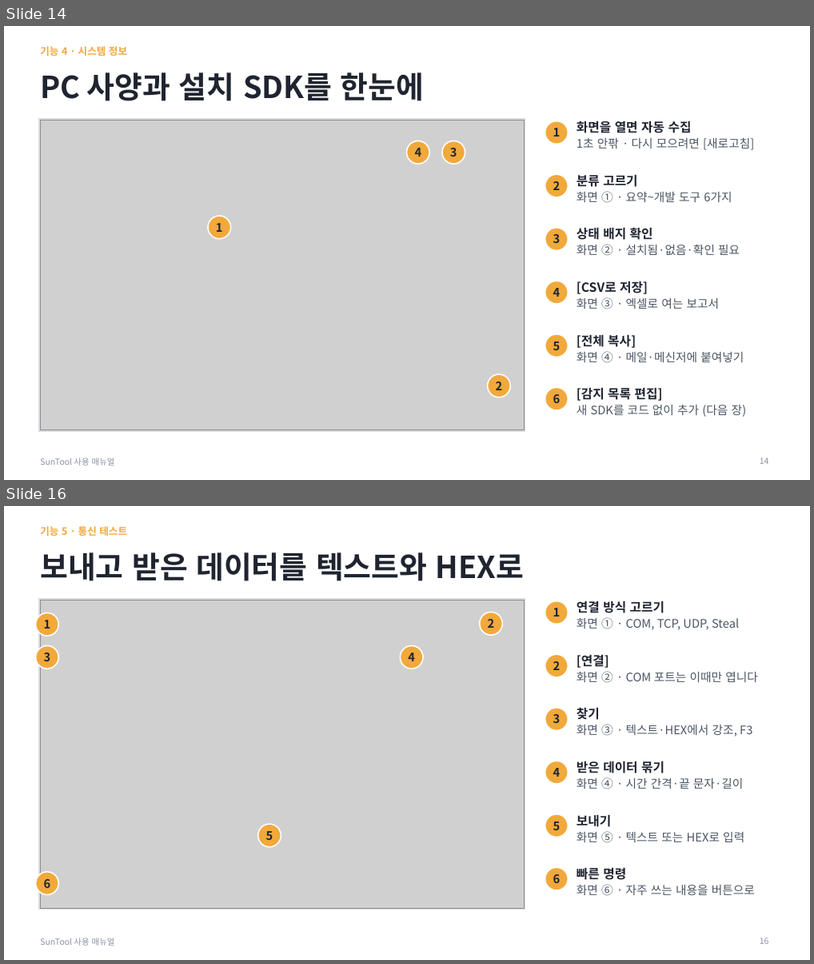
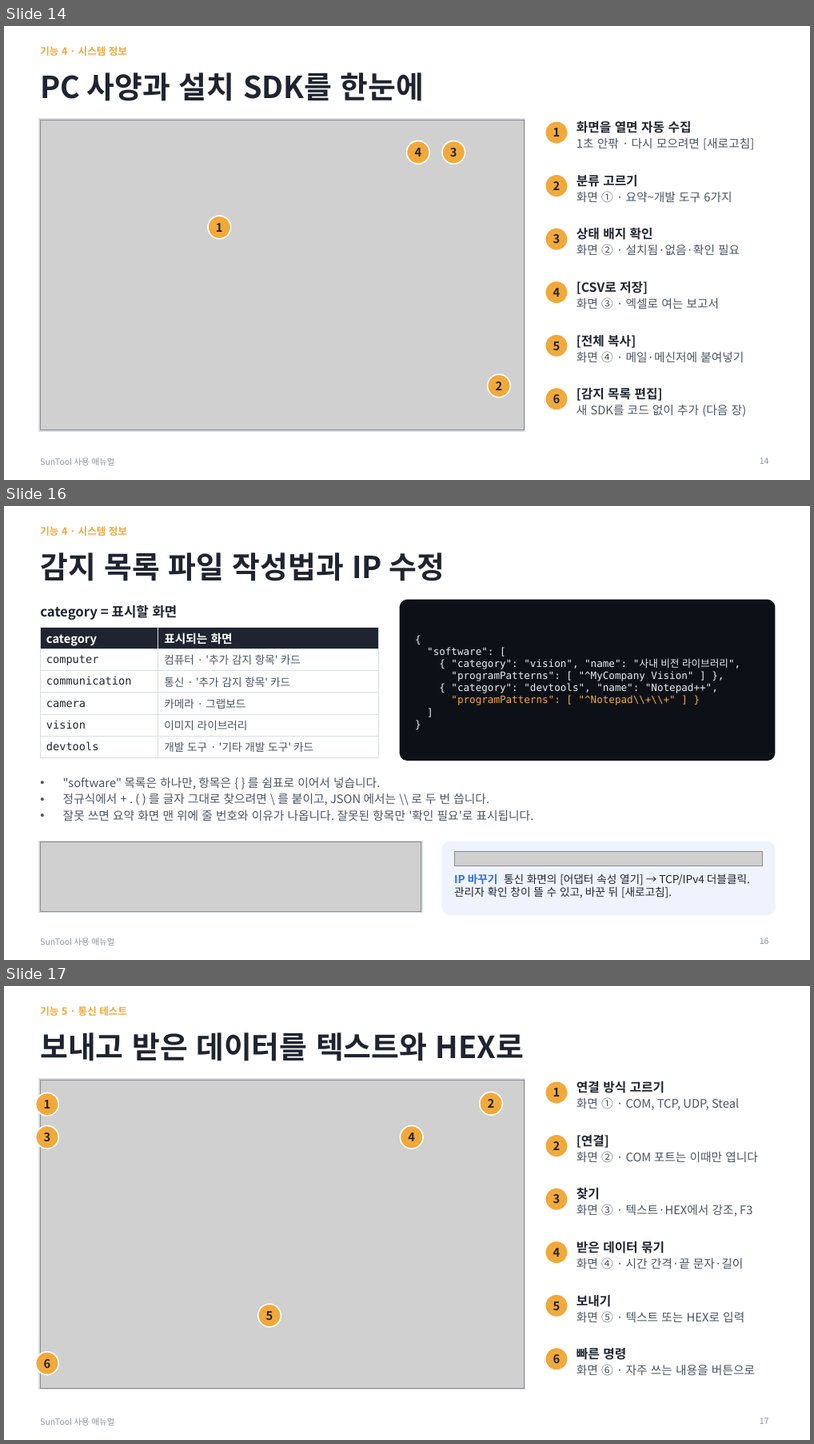
Before and after one commit to MiniSG/SunTool, a slide deck: docs/SunTool_사용매뉴얼.pptx. Shown one above the other, each under a label of ours: slides 14 and 16 before the commit, slides 14, 16 and 17 after it; the slides between them are not shown. The pictures are 814x964 and 814x1444 pixels, drawn with LibreOffice and Linux fonts; fonts in the diff are those of the drawing; grey boxes stand for pictures. Boxes give left, top, right and bottom in pixels: in the first picture for what was removed or moved away, otherwise in the second. Text is boxed around its words. In the diff, an @@ line names an element or a change of style, - is before the commit and + after.

```diff
--- a/docs/SunTool_사용매뉴얼.pptx
+++ b/docs/SunTool_사용매뉴얼.pptx
@@ slide 16 added at <box>4,506,810,960</box>, background #FFFFFF; not listed: 1 template element that a slide beside it also shows @@
@@ text added at <box>40,526,127,536</box>, 12 pt, text #F2A93B, bold @@
+기능 4 · 시스템 정보
@@ title added at <box>40,552,446,581</box>, 36 pt, text #1F2430, bold @@
+감지 목록 파일 작성법과 IP 수정
@@ rounded rectangle added at <box>400,600,775,760</box>, fill #0D1117, outline #0D1117 1 pt @@
@@ text added at <box>40,605,178,620</box>, 16 pt, text #1F2430, bold @@
+category = 표시할 화면
@@ table added at <box>40,627,379,755</box>, 6 rows, 2 columns @@
+category | 표시되는 화면
+computer | 컴퓨터 · '추가 감지 항목' 카드
+communication | 통신 · '추가 감지 항목' 카드
+camera | 카메라 · 그랩보드
+vision | 이미지 라이브러리
+devtools | 개발 도구 · '기타 개발 도구' 카드
@@ text added at <box>427,647,741,705</box>, 12 pt, text #E6EDF3 @@
+{
+"software": [
+{ "category": "vision", "name": "사내 비전 라이브러리",
+"programPatterns": [ "^MyCompany Vision" ] },
+{ "category": "devtools", "name": "Notepad++",
+"programPatterns": [ "^Notepad\\+\\+" ] }
+]
+}
@@ text added at <box>63,777,534,820</box>, 14 pt, text #4B5563 @@
+• "software" 목록은 하나만, 항목은 { } 를 쉼표로 이어서 넣습니다.
+• 정규식에서 + . ( ) 를 글자 그대로 찾으려면 \ 를 붙이고, JSON 에서는 \\ 로 두 번 씁니다.
+• 잘못 쓰면 요약 화면 맨 위에 줄 번호와 이유가 나옵니다. 잘못된 항목만 '확인 필요'로 표시됩니다.
@@ rectangle added at <box>39,840,422,912</box>, fill #D9DDE3, outline #D9DDE3 1 pt @@
@@ picture added at <box>40,842,422,911</box> @@
@@ rounded rectangle added at <box>442,842,775,914</box>, fill #EEF3FE, outline #EEF3FE 1 pt @@
@@ picture added at <box>454,851,763,866</box> @@
@@ text added at <box>454,873,750,898</box>, 13 pt, text #1F2430 @@
+IP 바꾸기 통신 화면의 [어댑터 속성 열기] → TCP/IPv4 더블클릭. 관리자 확인 창이 뜰 수 있고, 바꾼 뒤 [새로고침].
@@ page number added at <box>760,937,770,944</box>, 10 pt, text #8B95A5 @@
+16
@@ what was slide 16 is now slide 17 @@
@@ page number at <box>760,1417,770,1424</box>: text changed @@
-16
+17
```
Also in this commit, not shown: 5 slides changed, 6 other files.
